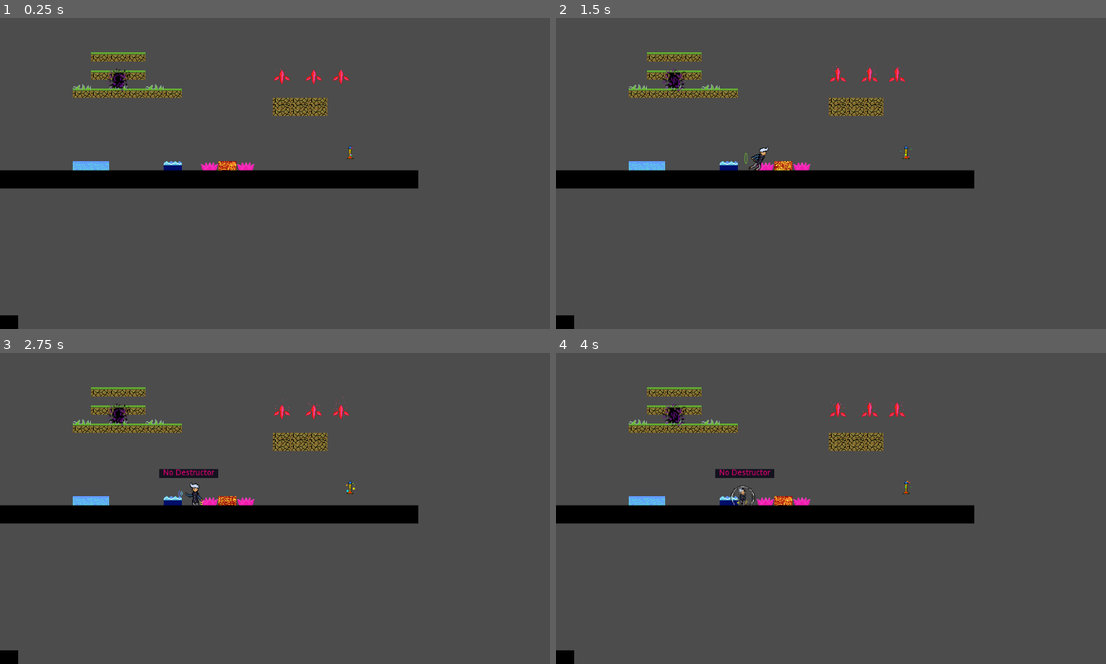
Above: before the commit, frames 1-4 (two rows, left to right).
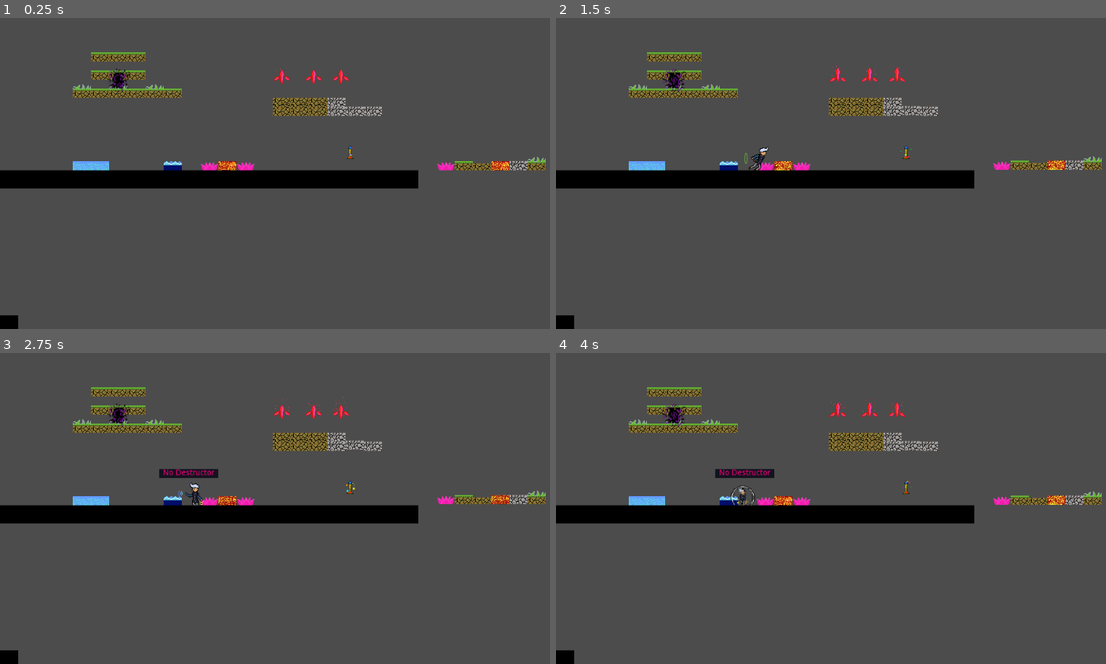
Above: after the commit, the same moments.

Repository: megaeonise/Triple-Trouble-BUETGameJam2023
Game: Godot game, scene res://Scenes/Levels/Main.tscn
The game is run twice, just before and just after one commit, with the same random seed, the same clock (stepped at 60 frames per second) and the same inputs. Sound files missing from this copy of the repository are replaced by a short silence.
Inputs:
- Up to frame 1 (0.25 s): no input
- Up to frame 2 (1.5 s): hold D (move_right) from 0.53 s (still down); tap I (interact) at 0.6 s; tap Space (jump) at 0.77 s; tap Shift (dash) at 1.35 s
- Up to frame 3 (2.75 s): tap Space (jump) at 1.52 s; tap I (interact) at 1.55, 2.3 s; release D (move_right) at 2.03 s; hold A (move_left) from 2.03 s (still down); hold F (destroy) from 2.03 s (still down)
- Up to frame 4 (4 s): release A (move_left) at 2.78 s; release F (destroy) at 2.78 s; hold D (move_right) from 2.78 s (still down); tap R (die) at 2.85 s; tap Space (jump) at 3.02, 3.77 s; tap I (interact) at 3.05, 3.6 s

The runs differ from the first frame. In frame 1, 0.9% of the frame differs, in the area x 59-100%, y 25-50%; in frame 2, 0.9%; in frame 3, 0.8%; in frame 4, 0.9%.

Commit message:
Added all or most sfx

Diff:
--- a/Scenes/Grass.tscn
+++ b/Scenes/Grass.tscn
@@ -12,6 +12,12 @@
 [ext_resource path="res://Assets/crystal.png" type="Texture" id=10]
 [ext_resource path="res://Assets/spaceblock.png" type="Texture" id=11]
 [ext_resource path="res://Assets/Water.tres" type="Texture" id=12]
+[ext_resource path="res://Assets/FloatDirt.tres" type="Texture" id=13]
+[ext_resource path="res://Assets/FloatLava.tres" type="Texture" id=14]
+[ext_resource path="res://Assets/FloatCrystal.tres" type="Texture" id=15]
+[ext_resource path="res://Assets/FloatGrass.tres" type="Texture" id=16]
+[ext_resource path="res://Assets/FloatSmallGrass.tres" type="Texture" id=17]
+[ext_resource path="res://Assets/FloatMoon.tres" type="Texture" id=18]
 
 [sub_resource type="ConvexPolygonShape2D" id=1]
 points = PoolVector2Array( 0, 0, 32, 0, 32, 32, 0, 32 )
@@ -19,34 +25,52 @@
 [sub_resource type="ConvexPolygonShape2D" id=2]
 points = PoolVector2Array( 0, 0, 32, 0, 32, 32, 0, 32 )
 
+[sub_resource type="ConvexPolygonShape2D" id=3]
+points = PoolVector2Array( 0, 0, 32, 0, 32, 32, 0, 32 )
+
+[sub_resource type="ConvexPolygonShape2D" id=4]
+points = PoolVector2Array( 0, 0, 32, 0, 32, 32, 0, 32 )
+
+[sub_resource type="ConvexPolygonShape2D" id=5]
+points = PoolVector2Array( 0, 0, 32, 0, 32, 32, 0, 32 )
+
+[sub_resource type="ConvexPolygonShape2D" id=6]
+points = PoolVector2Array( 0, 0, 32, 0, 32, 32, 0, 32 )
+
+[sub_resource type="ConvexPolygonShape2D" id=7]
+points = PoolVector2Array( 0, 0, 32, 0, 32, 32, 0, 32 )
+
+[sub_resource type="ConvexPolygonShape2D" id=8]
+points = PoolVector2Array( 0, 0, 32, 0, 32, 32, 0, 32 )
+
+[sub_resource type="ConvexPolygonShape2D" id=9]
+points = PoolVector2Array( 0, 0, 32, 0, 32, 32, 0, 32 )
+
+[sub_resource type="ConvexPolygonShape2D" id=10]
+points = PoolVector2Array( 0, 0, 32, 0, 32, 32, 0, 32 )
+
+[sub_resource type="ConvexPolygonShape2D" id=11]
+points = PoolVector2Array( 0, 0, 32, 0, 32, 32, 0, 32 )
+
 [sub_resource type="ConvexPolygonShape2D" id=12]
 points = PoolVector2Array( 0, 0, 32, 0, 32, 32, 0, 32 )
 
-[sub_resource type="ConvexPolygonShape2D" id=3]
-points = PoolVector2Array( 0, 0, 32, 0, 32, 32, 0, 32 )
-
-[sub_resource type="ConvexPolygonShape2D" id=4]
-points = PoolVector2Array( 0, 0, 32, 0, 32, 32, 0, 32 )
-
-[sub_resource type="ConvexPolygonShape2D" id=5]
-points = PoolVector2Array( 0, 0, 32, 0, 32, 32, 0, 32 )
-
-[sub_resource type="ConvexPolygonShape2D" id=6]
-points = PoolVector2Array( 0, 0, 32, 0, 32, 32, 0, 32 )
-
-[sub_resource type="ConvexPolygonShape2D" id=7]
-points = PoolVector2Array( 0, 0, 32, 0, 32, 32, 0, 32 )
-
-[sub_resource type="ConvexPolygonShape2D" id=8]
-points = PoolVector2Array( 0, 0, 32, 0, 32, 32, 0, 32 )
-
-[sub_resource type="ConvexPolygonShape2D" id=9]
-points = PoolVector2Array( 0, 0, 32, 0, 32, 32, 0, 32 )
-
-[sub_resource type="ConvexPolygonShape2D" id=10]
-points = PoolVector2Array( 0, 0, 32, 0, 32, 32, 0, 32 )
-
-[sub_resource type="TileSet" id=11]
+[sub_resource type="ConvexPolygonShape2D" id=13]
+points = PoolVector2Array( 0, 0, 32, 0, 32, 32, 0, 32 )
+
+[sub_resource type="ConvexPolygonShape2D" id=14]
+points = PoolVector2Array( 0, 0, 32, 0, 32, 32, 0, 32 )
+
+[sub_resource type="ConvexPolygonShape2D" id=15]
+points = PoolVector2Array( 0, 0, 32, 0, 32, 32, 0, 32 )
+
+[sub_resource type="ConvexPolygonShape2D" id=16]
+points = PoolVector2Array( 0, 0, 32, 0, 32, 32, 0, 32 )
+
+[sub_resource type="ConvexPolygonShape2D" id=17]
+points = PoolVector2Array( 0, 0, 32, 0, 32, 32, 0, 32 )
+
+[sub_resource type="TileSet" id=18]
 0/name = "bladed_grass.png 0"
 0/texture = ExtResource( 2 )
 0/tex_offset = Vector2( 0, 0 )
@@ -99,14 +123,14 @@
 2/navigation_offset = Vector2( 0, 0 )
 2/shape_offset = Vector2( 0, 0 )
 2/shape_transform = Transform2D( 1, 0, 0, 1, 0, 0 )
-2/shape = SubResource( 3 )
+2/shape = SubResource( 10 )
 2/shape_one_way = false
 2/shape_one_way_margin = 1.0
 2/shapes = [ {
 "autotile_coord": Vector2( 0, 0 ),
 "one_way": false,
 "one_way_margin": 1.0,
-"shape": SubResource( 3 ),
+"shape": SubResource( 10 ),
 "shape_transform": Transform2D( 1, 0, 0, 1, 0, 0 )
 } ]
 2/z_index = 0
@@ -120,14 +144,14 @@
 3/navigation_offset = Vector2( 0, 0 )
 3/shape_offset = Vector2( 0, 0 )
 3/shape_transform = Transform2D( 1, 0, 0, 1, 0, 0 )
-3/shape = SubResource( 4 )
+3/shape = SubResource( 11 )
 3/shape_one_way = false
 3/shape_one_way_margin = 1.0
 3/shapes = [ {
 "autotile_coord": Vector2( 0, 0 ),
 "one_way": false,
 "one_way_margin": 1.0,
-"shape": SubResource( 4 ),
+"shape": SubResource( 11 ),
 "shape_transform": Transform2D( 1, 0, 0, 1, 0, 0 )
 } ]
 3/z_index = 0
@@ -141,14 +165,14 @@
 4/navigation_offset = Vector2( 0, 0 )
 4/shape_offset = Vector2( 0, 0 )
 4/shape_transform = Transform2D( 1, 0, 0, 1, 0, 0 )
-4/shape = SubResource( 5 )
+4/shape = SubResource( 12 )
 4/shape_one_way = false
 4/shape_one_way_margin = 1.0
 4/shapes = [ {
 "autotile_coord": Vector2( 0, 0 ),
 "one_way": false,
 "one_way_margin": 1.0,
-"shape": SubResource( 5 ),
+"shape": SubResource( 12 ),
 "shape_transform": Transform2D( 1, 0, 0, 1, 0, 0 )
 } ]
 4/z_index = 0
@@ -162,14 +186,14 @@
 5/navigation_offset = Vector2( 0, 0 )
 5/shape_offset = Vector2( 0, 0 )
 5/shape_transform = Transform2D( 1, 0, 0, 1, 0, 0 )
-5/shape = SubResource( 6 )
+5/shape = SubResource( 13 )
 5/shape_one_way = false
 5/shape_one_way_margin = 1.0
 5/shapes = [ {
 "autotile_coord": Vector2( 0, 0 ),
 "one_way": false,
 "one_way_margin": 1.0,
-"shape": SubResource( 6 ),
+"shape": SubResource( 13 ),
 "shape_transform": Transform2D( 1, 0, 0, 1, 0, 0 )
 } ]
 5/z_index = 0
@@ -183,14 +207,14 @@
 6/navigation_offset = Vector2( 0, 0 )
 6/shape_offset = Vector2( 0, 0 )
 6/shape_transform = Transform2D( 1, 0, 0, 1, 0, 0 )
-6/shape = SubResource( 7 )
+6/shape = SubResource( 14 )
 6/shape_one_way = false
 6/shape_one_way_margin = 1.0
 6/shapes = [ {
 "autotile_coord": Vector2( 0, 0 ),
 "one_way": false,
 "one_way_margin": 1.0,
-"shape": SubResource( 7 ),
+"shape": SubResource( 14 ),
 "shape_transform": Transform2D( 1, 0, 0, 1, 0, 0 )
 } ]
 6/z_index = 0
@@ -204,14 +228,14 @@
 7/navigation_offset = Vector2( 0, 0 )
 7/shape_offset = Vector2( 0, 0 )
 7/shape_transform = Transform2D( 1, 0, 0, 1, 0, 0 )
-7/shape = SubResource( 8 )
+7/shape = SubResource( 15 )
 7/shape_one_way = false
 7/shape_one_way_margin = 1.0
 7/shapes = [ {
 "autotile_coord": Vector2( 0, 0 ),
 "one_way": false,
 "one_way_margin": 1.0,
-"shape": SubResource( 8 ),
+"shape": SubResource( 15 ),
 "shape_transform": Transform2D( 1, 0, 0, 1, 0, 0 )
 } ]
 7/z_index = 0
@@ -225,14 +249,14 @@
 8/navigation_offset = Vector2( 0, 0 )
 8/shape_offset = Vector2( 0, 0 )
 8/shape_transform = Transform2D( 1, 0, 0, 1, 0, 0 )
-8/shape = SubResource( 9 )
+8/shape = SubResource( 16 )
 8/shape_one_way = false
 8/shape_one_way_margin = 1.0
 8/shapes = [ {
 "autotile_coord": Vector2( 0, 0 ),
 "one_way": false,
 "one_way_margin": 1.0,
-"shape": SubResource( 9 ),
+"shape": SubResource( 16 ),
 "shape_transform": Transform2D( 1, 0, 0, 1, 0, 0 )
 } ]
 8/z_index = 0
@@ -246,14 +270,14 @@
 9/navigation_offset = Vector2( 0, 0 )
 9/shape_offset = Vector2( 0, 0 )
 9/shape_transform = Transform2D( 1, 0, 0, 1, 0, 0 )
-9/shape = SubResource( 10 )
+9/shape = SubResource( 17 )
 9/shape_one_way = false
 9/shape_one_way_margin = 1.0
 9/shapes = [ {
 "autotile_coord": Vector2( 0, 0 ),
 "one_way": false,
 "one_way_margin": 1.0,
-"shape": SubResource( 10 ),
+"shape": SubResource( 17 ),
 "shape_transform": Transform2D( 1, 0, 0, 1, 0, 0 )
 } ]
 9/z_index = 0
@@ -267,21 +291,147 @@
 10/navigation_offset = Vector2( 0, 0 )
 10/shape_offset = Vector2( 0, 0 )
 10/shape_transform = Transform2D( 1, 0, 0, 1, 0, 0 )
-10/shape = SubResource( 12 )
+10/shape = SubResource( 3 )
 10/shape_one_way = false
 10/shape_one_way_margin = 1.0
 10/shapes = [ {
 "autotile_coord": Vector2( 0, 0 ),
 "one_way": false,
 "one_way_margin": 1.0,
-"shape": SubResource( 12 ),
+"shape": SubResource( 3 ),
 "shape_transform": Transform2D( 1, 0, 0, 1, 0, 0 )
 } ]
 10/z_index = 0
+11/name = "FloatCrystal.tres 11"
+11/texture = ExtResource( 15 )
+11/tex_offset = Vector2( 0, 0 )
+11/modulate = Color( 1, 1, 1, 1 )
+11/region = Rect2( 0, 0, 32, 32 )
+11/tile_mode = 0
+11/occluder_offset = Vector2( 0, 0 )
+11/navigation_offset = Vector2( 0, 0 )
+11/shape_offset = Vector2( 0, 0 )
+11/shape_transform = Transform2D( 1, 0, 0, 1, 0, 0 )
+11/shape = SubResource( 4 )
+11/shape_one_way = false
+11/shape_one_way_margin = 1.0
+11/shapes = [ {
+"autotile_coord": Vector2( 0, 0 ),
+"one_way": false,
+"one_way_margin": 1.0,
+"shape": SubResource( 4 ),
+"shape_transform": Transform2D( 1, 0, 0, 1, 0, 0 )
+} ]
+11/z_index = 0
+12/name = "FloatDirt.tres 12"
+12/texture = ExtResource( 13 )
+12/tex_offset = Vector2( 0, 0 )
+12/modulate = Color( 1, 1, 1, 1 )
+12/region = Rect2( 0, 0, 32, 32 )
+12/tile_mode = 0
+12/occluder_offset = Vector2( 0, 0 )
+12/navigation_offset = Vector2( 0, 0 )
+12/shape_offset = Vector2( 0, 0 )
+12/shape_transform = Transform2D( 1, 0, 0, 1, 0, 0 )
+12/shape = SubResource( 5 )
+12/shape_one_way = false
+12/shape_one_way_margin = 1.0
+12/shapes = [ {
+"autotile_coord": Vector2( 0, 0 ),
+"one_way": false,
+"one_way_margin": 1.0,
+"shape": SubResource( 5 ),
+"shape_transform": Transform2D( 1, 0, 0, 1, 0, 0 )
+} ]
+12/z_index = 0
+13/name = "FloatGrass.tres 13"
+13/texture = ExtResource( 16 )
+13/tex_offset = Vector2( 0, 0 )
+13/modulate = Color( 1, 1, 1, 1 )
+13/region = Rect2( 0, 0, 32, 32 )
+13/tile_mode = 0
+13/occluder_offset = Vector2( 0, 0 )
+13/navigation_offset = Vector2( 0, 0 )
+13/shape_offset = Vector2( 0, 0 )
+13/shape_transform = Transform2D( 1, 0, 0, 1, 0, 0 )
+13/shape = SubResource( 6 )
+13/shape_one_way = false
+13/shape_one_way_margin = 1.0
+13/shapes = [ {
+"autotile_coord": Vector2( 0, 0 ),
+"one_way": false,
+"one_way_margin": 1.0,
+"shape": SubResource( 6 ),
+"shape_transform": Transform2D( 1, 0, 0, 1, 0, 0 )
+} ]
+13/z_index = 0
+14/name = "FloatLava.tres 14"
+14/texture = ExtResource( 14 )
+14/tex_offset = Vector2( 0, 0 )
+14/modulate = Color( 1, 1, 1, 1 )
+14/region = Rect2( 0, 0, 32, 32 )
+14/tile_mode = 0
+14/occluder_offset = Vector2( 0, 0 )
+14/navigation_offset = Vector2( 0, 0 )
+14/shape_offset = Vector2( 0, 0 )
+14/shape_transform = Transform2D( 1, 0, 0, 1, 0, 0 )
+14/shape = SubResource( 7 )
+14/shape_one_way = false
+14/shape_one_way_margin = 1.0
+14/shapes = [ {
+"autotile_coord": Vector2( 0, 0 ),
+"one_way": false,
+"one_way_margin": 1.0,
+"shape": SubResource( 7 ),
+"shape_transform": Transform2D( 1, 0, 0, 1, 0, 0 )
+} ]
+14/z_index = 0
+15/name = "FloatMoon.tres 15"
+15/texture = ExtResource( 18 )
+15/tex_offset = Vector2( 0, 0 )
+15/modulate = Color( 1, 1, 1, 1 )
+15/region = Rect2( 0, 0, 32, 32 )
+15/tile_mode = 0
+15/occluder_offset = Vector2( 0, 0 )
+15/navigation_offset = Vector2( 0, 0 )
+15/shape_offset = Vector2( 0, 0 )
+15/shape_transform = Transform2D( 1, 0, 0, 1, 0, 0 )
+15/shape = SubResource( 8 )
+15/shape_one_way = false
+15/shape_one_way_margin = 1.0
+15/shapes = [ {
+"autotile_coord": Vector2( 0, 0 ),
+"one_way": false,
+"one_way_margin": 1.0,
+"shape": SubResource( 8 ),
+"shape_transform": Transform2D( 1, 0, 0, 1, 0, 0 )
+} ]
+15/z_index = 0
+16/name = "FloatSmallGrass.tres 16"
+16/texture = ExtResource( 17 )
+16/tex_offset = Vector2( 0, 0 )
+16/modulate = Color( 1, 1, 1, 1 )
+16/region = Rect2( 0, 0, 32, 32 )
+16/tile_mode = 0
+16/occluder_offset = Vector2( 0, 0 )
+16/navigation_offset = Vector2( 0, 0 )
+16/shape_offset = Vector2( 0, 0 )
+16/shape_transform = Transform2D( 1, 0, 0, 1, 0, 0 )
+16/shape = SubResource( 9 )
+16/shape_one_way = false
+16/shape_one_way_margin = 1.0
+16/shapes = [ {
+"autotile_coord": Vector2( 0, 0 ),
+"one_way": false,
+"one_way_margin": 1.0,
+"shape": SubResource( 9 ),
+"shape_transform": Transform2D( 1, 0, 0, 1, 0, 0 )
+} ]
+16/z_index = 0
 
 [node name="Grass" type="TileMap"]
 position = Vector2( 64, 32 )
-tile_set = SubResource( 11 )
+tile_set = SubResource( 18 )
 cell_size = Vector2( 32, 32 )
 collision_bounce = 1.0
 format = 1
--- a/Scenes/Levels/Earth-1.tscn
+++ b/Scenes/Levels/Earth-1.tscn
@@ -181,6 +181,7 @@
 
 [node name="Sun" parent="." instance=ExtResource( 2 )]
 position = Vector2( 824, 24 )
+frame = 0
 
 [node name="Fire" parent="." instance=ExtResource( 19 )]
 position = Vector2( 624, 584 )
--- a/Scenes/Levels/Main.tscn
+++ b/Scenes/Levels/Main.tscn
@@ -13,7 +13,7 @@
 
 [node name="Grass" parent="." instance=ExtResource( 4 )]
 position = Vector2( 0, 0 )
-tile_data = PoolIntArray( 196613, 1, 0, 196614, 1, 0, 196615 …(136 unchanged characters)… 3231, 4, 0, 393232, 4, 0, 393233, 4, 0, 589828, 3, 0, 589829, 3, 0, 589833, 2, 0, 589835, 8, 0, 589836, 7, 0, 589837, 8, 0 )
+tile_data = PoolIntArray( 196613, 1, 0, 196614, 1, 0, 196615 …(136 unchanged characters)… 3231, 4, 0, 393232, 4, 0, 393233, 4, 0, 393234, 9, 0, 393235, 15, 0, 393236, 6, 0, 589828, 3, 0, 589829, 3, 0, 589833, 2, 0, 589835, 8, 0, 589836, 7, 0, 589837, 8, 0, 589848, 11, 0, 589849, 13, 0, 589850, 12, 0, 589851, 14, 0, 589852, 15, 0, 589853, 16, 0 )
 
 [node name="Player" parent="." instance=ExtResource( 3 )]
 position = Vector2( 312, 144 )
--- a/Scenes/Player.tscn
+++ b/Scenes/Player.tscn
@@ -31,6 +31,10 @@
 [ext_resource path="res://Assets/Sound/lavar.wav" type="AudioStream" id=29]
 [ext_resource path="res://Assets/Sound/ice.wav" type="AudioStream" id=30]
 [ext_resource path="res://Assets/Sound/destroy.wav" type="AudioStream" id=31]
+[ext_resource path="res://Assets/Sound/moon.wav" type="AudioStream" id=32]
+[ext_resource path="res://Assets/Sound/dirt.wav" type="AudioStream" id=33]
+[ext_resource path="res://Assets/Sound/grass.wav" type="AudioStream" id=34]
+[ext_resource path="res://Assets/Sound/interact.wav" type="AudioStream" id=35]
 
 [sub_resource type="AtlasTexture" id=1]
 flags = 4
@@ -524,7 +528,7 @@
 [node name="AnimatedSprite" type="AnimatedSprite" parent="."]
 frames = SubResource( 85 )
 animation = "Idle"
-frame = 3
+frame = 1
 playing = true
 script = ExtResource( 4 )
 
@@ -920,6 +924,9 @@
 [node name="DashPlayer" type="AudioStreamPlayer" parent="."]
 stream = ExtResource( 24 )
 
+[node name="InteractPlayer" type="AudioStreamPlayer" parent="."]
+stream = ExtResource( 35 )
+
 [node name="HealedPlayer" type="AudioStreamPlayer" parent="."]
 stream = ExtResource( 22 )
 
@@ -940,6 +947,18 @@
 
 [node name="CrystalPlayer" type="AudioStreamPlayer" parent="."]
 stream = ExtResource( 28 )
+volume_db = -8.0
+
+[node name="MoonRPlayer" type="AudioStreamPlayer" parent="."]
+stream = ExtResource( 32 )
+volume_db = -8.0
+
+[node name="DirtPlayer" type="AudioStreamPlayer" parent="."]
+stream = ExtResource( 33 )
+volume_db = -8.0
+
+[node name="GrassPlayer" type="AudioStreamPlayer" parent="."]
+stream = ExtResource( 34 )
 volume_db = -8.0
 
 [node name="LavaPlayer" type="AudioStreamPlayer" parent="."]
@@ -983,3 +1002,4 @@
 [connection signal="finished" from="DeathPlayer" to="." method="_on_DeathPlayer_finished"]
 [connection signal="finished" from="JumpPlayer" to="." method="_on_JumpPlayer_finished"]
 [connection signal="finished" from="DashPlayer" to="." method="_on_DashPlayer_finished"]
+[connection signal="finished" from="InteractPlayer" to="." method="_on_InteractPlayer_finished"]
--- a/Scripts/Grass.gd
+++ b/Scripts/Grass.gd
@@ -59,6 +59,14 @@
 						set_cell(local.x-1, local.y, 8)
 					8:
 						set_cell(local.x-1, local.y, 6)
+					11:
+						set_cell(local.x-1, local.y, 15)
+					15:
+						set_cell(local.x-1, local.y, 11)
+					13:
+						set_cell(local.x-1, local.y, 16)
+					16:
+						set_cell(local.x-1, local.y, 13)
 			else:
 				match wall_block:
 					0:
@@ -73,6 +81,14 @@
 						set_cell(local.x+1, local.y, 8)
 					8:
 						set_cell(local.x+1, local.y, 6)
+					11:
+						set_cell(local.x+1, local.y, 15)
+					15:
+						set_cell(local.x+1, local.y, 11)
+					13:
+						set_cell(local.x+1, local.y, 16)
+					16:
+						set_cell(local.x+1, local.y, 13)
 		elif diag_block!=-1:
 			if direction:
 				match diag_block:
@@ -88,6 +104,14 @@
 						set_cell(local.x-1, local.y+1, 8)
 					8:
 						set_cell(local.x-1, local.y+1, 6)
+					11:
+						set_cell(local.x-1, local.y+1, 15)
+					15:
+						set_cell(local.x-1, local.y+1, 11)
+					13:
+						set_cell(local.x-1, local.y+1, 16)
+					16:
+						set_cell(local.x-1, local.y+1, 13)
 			else:
 				match diag_block:
 					0:
@@ -102,3 +126,11 @@
 						set_cell(local.x+1, local.y+1, 8)
 					8:
 						set_cell(local.x+1, local.y+1, 6)
+					11:
+						set_cell(local.x+1, local.y+1, 15)
+					15:
+						set_cell(local.x+1, local.y+1, 11)
+					13:
+						set_cell(local.x+1, local.y+1, 16)
+					16:
+						set_cell(local.x+1, local.y+1, 13)
--- a/Scripts/Player.gd
+++ b/Scripts/Player.gd
@@ -24,7 +24,11 @@
 var dedsfx: bool = false
 var jumpsfx: bool = false
 var dashsfx: bool = false
+var intsfx: bool = false
 var ice: bool = false
+var moon: bool = false
+var dirt: bool = false
+var grass: bool = false
 var t_grav: int = 0
 var t_x: int = 0
 var t_y: int = 0
@@ -58,6 +62,9 @@
 		can_jump = true
 		state = states[0]
 		ice = false
+		moon = false
+		dirt = false
+		grass = false
 		emit_signal('Ground')
 		$AnimatedSprite.visible = true
 	#Setting Air state after falling
@@ -180,6 +187,7 @@
 				velocity.x -= 5000
 		#Interact
 		if Input.is_action_just_pressed("interact"):
+			$InteractPlayer.play()
 			finished = false
 			state = states[3]
 			emit_signal('Interact', false)
@@ -238,7 +246,7 @@
 	if Input.is_action_just_pressed("die"):
 		hp = 0
 	#Damage
-	if floor_block == 0 and invincibility == false and hp>0:
+	if (floor_block == 0 or floor_block == 16) and invincibility == false and hp>0:
 		hp-=1
 		$Hurt.set_emitting(true)
 		invincibility = true
@@ -263,7 +271,7 @@
 	else:
 		speed = 300
 	#Lava
-	if floor_block == 7:
+	if (floor_block == 7 or floor_block == 14):
 		if hp!=maxhp:
 			$LavaPlayer.play()
 			hp+=1
@@ -279,7 +287,7 @@
 	if not lava:
 		$Lava.set_emitting(false)
 	#Crystal
-	if floor_block == 8:
+	if (floor_block == 8 or floor_block == 11):
 		if invincibility == false:
 			if hp>0:
 				hp-=1
@@ -297,6 +305,20 @@
 		emit_signal("Crystal")
 	else:
 		$Crystal.set_emitting(false)
+	#Moon Rock
+	if floor_block in [6,9,15]:
+		if not moon:
+			moon = true
+			$MoonRPlayer.play()
+	#Dirt
+	if floor_block in [12,5,4]:
+		if not dirt:
+			dirt = true
+			$DirtPlayer.play()
+	if floor_block in [0,1,13,16]:
+		if not grass:
+			grass= true
+			$GrassPlayer.play()
 	#Math
 	emit_signal("Block", position.x, position.y)
 	emit_signal('Direction', facing)
@@ -456,3 +478,9 @@
 	t_y = 0
 	t_s = 0
 	t_j = 0
+
+
+
+
+func _on_InteractPlayer_finished():
+	intsfx = false
Not shown: 1 places in Scenes/Grass.tscn that only renumber resources
Not shown: 1 places in Scenes/Levels/Main.tscn that only renumber resources
Not shown: 1 places in Scenes/Player.tscn that only renumber resources
Not shown, changed: Assets/Sound/game over final.wav
Not shown, changed: Assets/Sound/moon.wav
